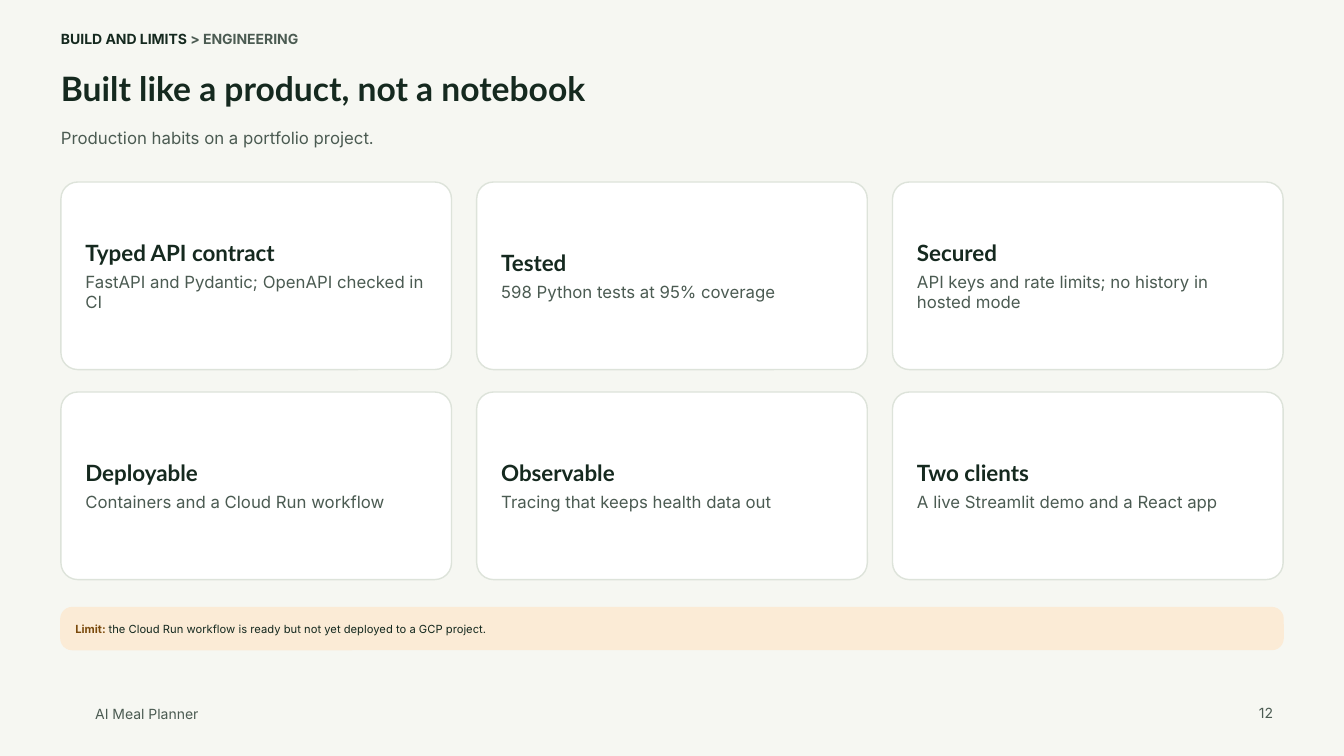
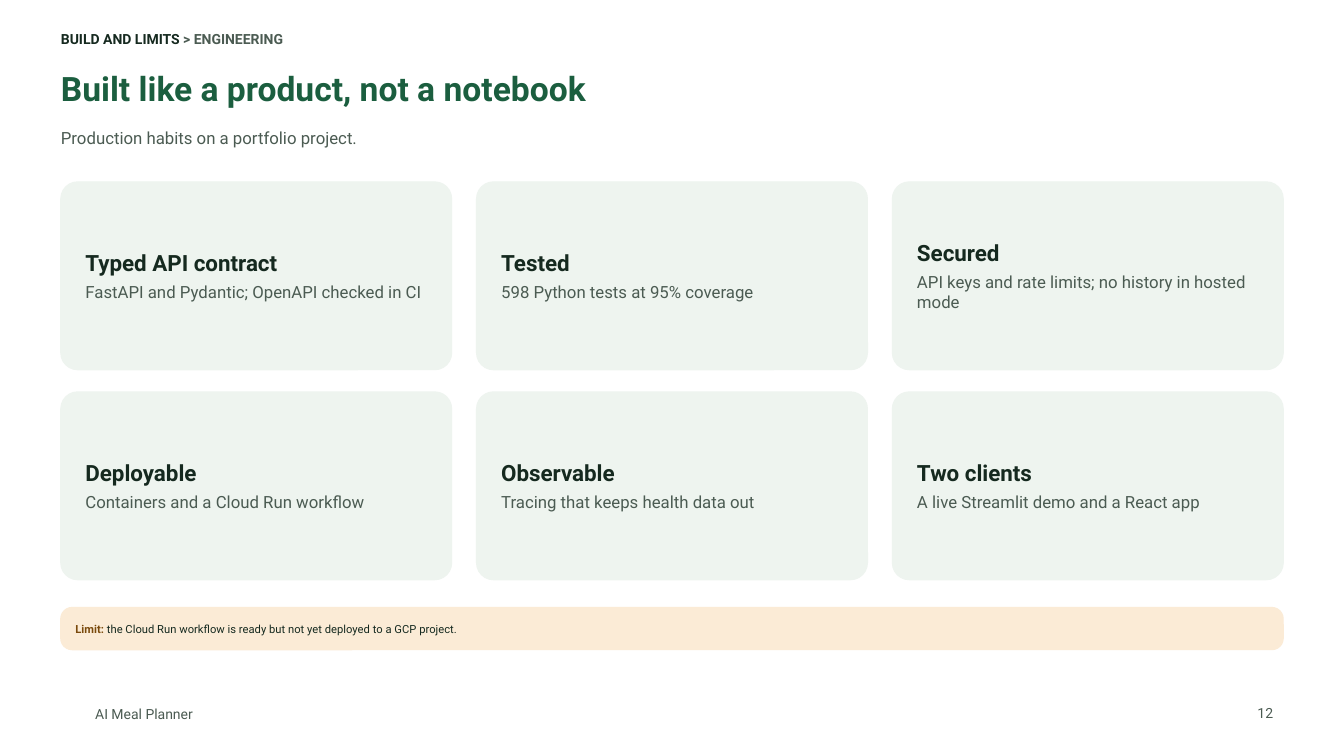
Before and after one commit to tuannm3812/ai-meal-planner, a slide deck: slide 12 of docs/showcase/ai-meal-planner-deck.pptx. Drawn at 1344x756 pixels with LibreOffice and Linux fonts; fonts in the diff are those of the drawing; background and template pictures are left out. Boxes give left, top, right and bottom in pixels: in the first picture for what was removed or moved away, otherwise in the second. Text is boxed around its words. In the diff, an @@ line names an element or a change of style, - is before the commit and + after.

```diff
--- a/docs/showcase/ai-meal-planner-deck.pptx
+++ b/docs/showcase/ai-meal-planner-deck.pptx
@@ background #F6F7F2 to #FFFFFF @@
@@ title "Built like a product, not ..." at (x1=61, y1=75, x2=586, y2=108): font Lato to Roboto, text colour #15291F to #1B5E3F @@
@@ rounded rectangle "Typed API contract" at (x1=60, y1=182, x2=452, y2=370): font Lato to Roboto in "Typed API contract"; font Inter to Roboto in "FastAPI and Pydantic; OpenAPI checked in CI"; fill #FFFFFF to #EEF4EF; outline #DDE3DA 1 pt to #EEF4EF 1 pt @@
@@ rounded rectangle "Tested" at (x1=477, y1=182, x2=868, y2=370): font Lato to Roboto in "Tested"; font Inter to Roboto in "598 Python tests at 95% coverage"; fill #FFFFFF to #EEF4EF; outline #DDE3DA 1 pt to #EEF4EF 1 pt @@
@@ rounded rectangle "Secured" at (x1=892, y1=182, x2=1284, y2=370): font Lato to Roboto in "Secured"; font Inter to Roboto in "API keys and rate limits; no history ..."; fill #FFFFFF to #EEF4EF; outline #DDE3DA 1 pt to #EEF4EF 1 pt @@
@@ rounded rectangle "Deployable" at (x1=60, y1=392, x2=452, y2=580): font Lato to Roboto in "Deployable"; font Inter to Roboto in "Containers and a Cloud Run workflow"; fill #FFFFFF to #EEF4EF; outline #DDE3DA 1 pt to #EEF4EF 1 pt @@
@@ rounded rectangle "Observable" at (x1=477, y1=392, x2=868, y2=580): font Lato to Roboto in "Observable"; font Inter to Roboto in "Tracing that keeps health data out"; fill #FFFFFF to #EEF4EF; outline #DDE3DA 1 pt to #EEF4EF 1 pt @@
@@ rounded rectangle "Two clients" at (x1=892, y1=392, x2=1284, y2=580): font Lato to Roboto in "Two clients"; font Inter to Roboto in "A live Streamlit demo and a React ..."; fill #FFFFFF to #EEF4EF; outline #DDE3DA 1 pt to #EEF4EF 1 pt @@
@@ font Inter to Roboto in 4 elements at (x1=61, y1=34, x2=283, y2=44), (x1=61, y1=131, x2=357, y2=148), (x1=60, y1=608, x2=1282, y2=650), (x1=95, y1=708, x2=193, y2=719) @@
```
Also in this commit, not shown: 12 other slides changed, 1 slide added, 1 slide removed, 9 other files.
